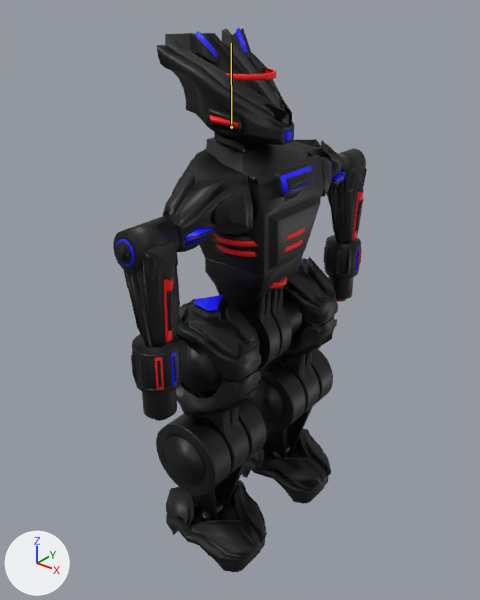
Two versions of the Blender file Robot.blend, one commit apart.
Both versions are drawn from a 50 mm camera at (7.55, -9.91, 11.74) aimed at (-0.42, 0.05, 5.57). The axes (+X, +Y, +Z) are drawn at lower left. The lights are the same throughout. The bones that change are drawn over the model as lines.
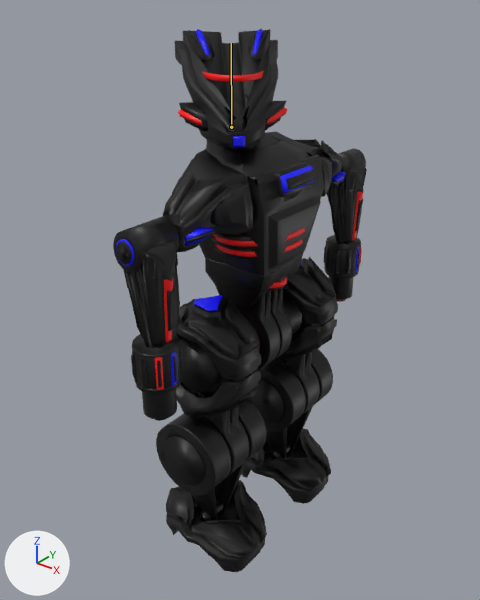
The newer file adds an action. The first version stands in its rest pose; the second is drawn at frame 24 of the action 'idle_loop'.

What differs and where, as boxes (x1, y1, x2, y2) in the pictures (480 x 600 px):
'Cube', posed (25% narrower)
    before: (157, 29, 294, 145)
    after: (175, 30, 278, 150)
'Cube.004', posed (12% narrower, 7% taller)
    before: (209, 106, 242, 133)
    after: (179, 102, 208, 131)
'Cube.005', posed (10% wider)
    before: (231, 28, 251, 58)
    after: (248, 29, 270, 60)
'Cube.006', posed (16% narrower)
    before: (190, 31, 221, 62)
    after: (189, 29, 215, 61)
'Circle.001', posed
    before: (225, 67, 276, 80)
    after: (202, 71, 264, 82)
'Cube.002', posed (14% narrower, 21% taller)
    before: (210, 115, 238, 128)
    after: (178, 110, 202, 126)
'Cube.019', posed
    before: (284, 129, 293, 142)
    after: (233, 136, 245, 148)

What the commit changed:
Bone 'head' (bone_head) turns from (0, 0, 0) to (0, -45, 0) degrees about its own x, y and z.
